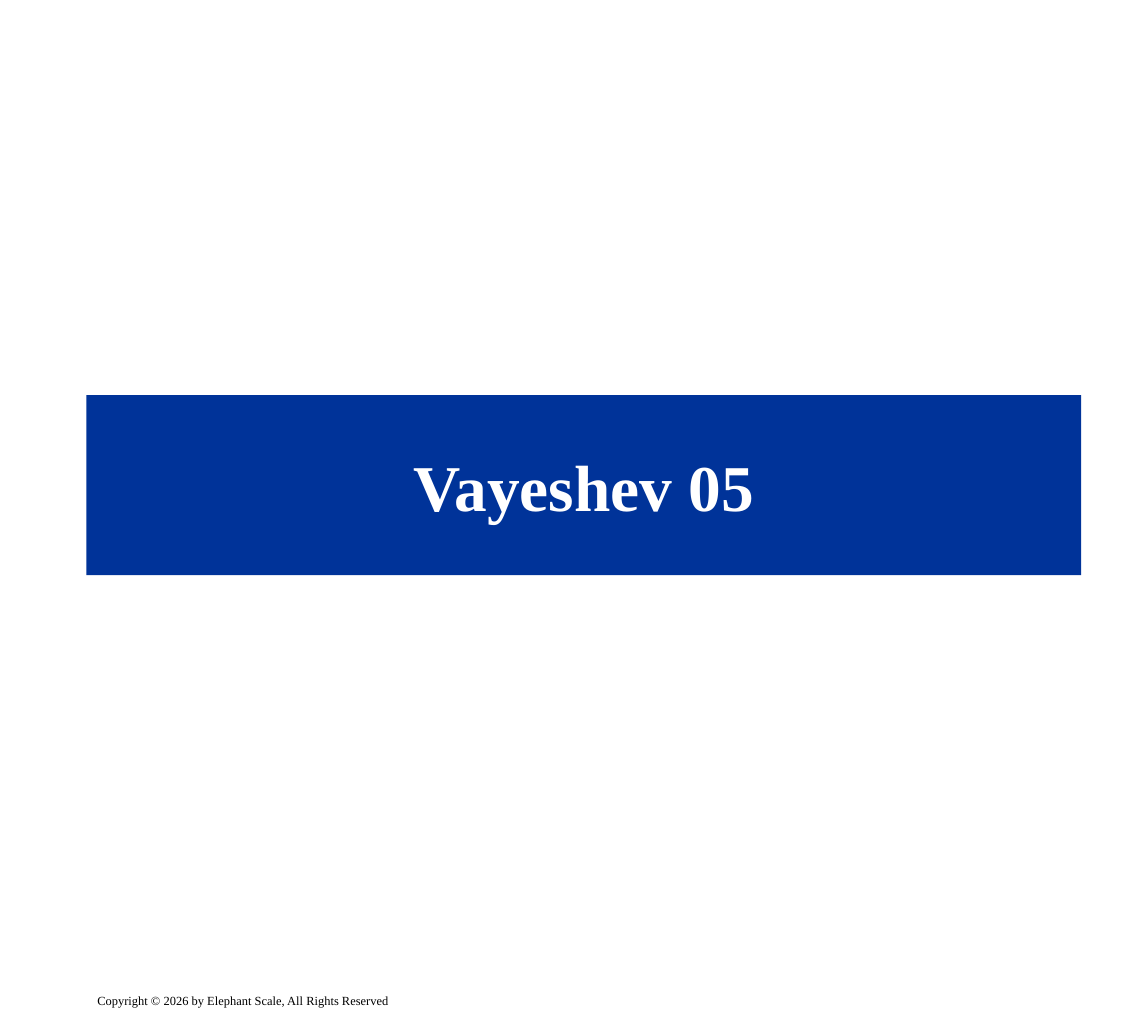
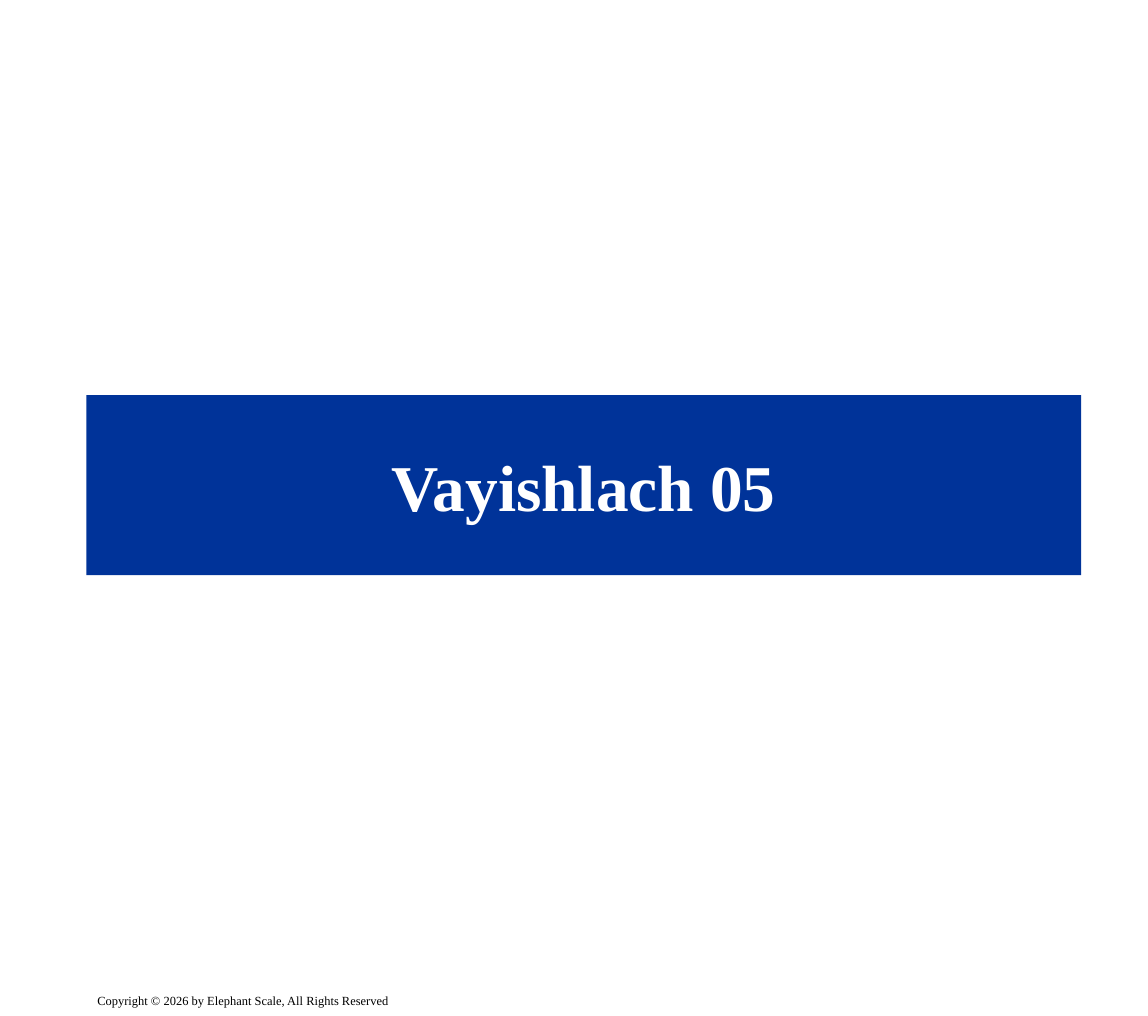
Before and after one commit to markkerzner/Chumash-ha-Arizal, a slide deck: slide 1 of Vayishlach/Slides/05.pptx. Drawn at 1148x1016 pixels with LibreOffice and Linux fonts; fonts in the diff are those of the drawing; background and template pictures are left out. Boxes give left, top, right and bottom in pixels: in the first picture for what was removed or moved away, otherwise in the second. Text is boxed around its words. In the diff, an @@ line names an element or a change of style, - is before the commit and + after.

Commit message:
vayishlach

```diff
--- a/Vayishlach/Slides/05.pptx
+++ b/Vayishlach/Slides/05.pptx
@@ title at bbox=[392, 465, 775, 523]: text changed @@
-Vayeshev 05
+Vayishlach 05
```
Also in this commit, not shown: 1 other file.
